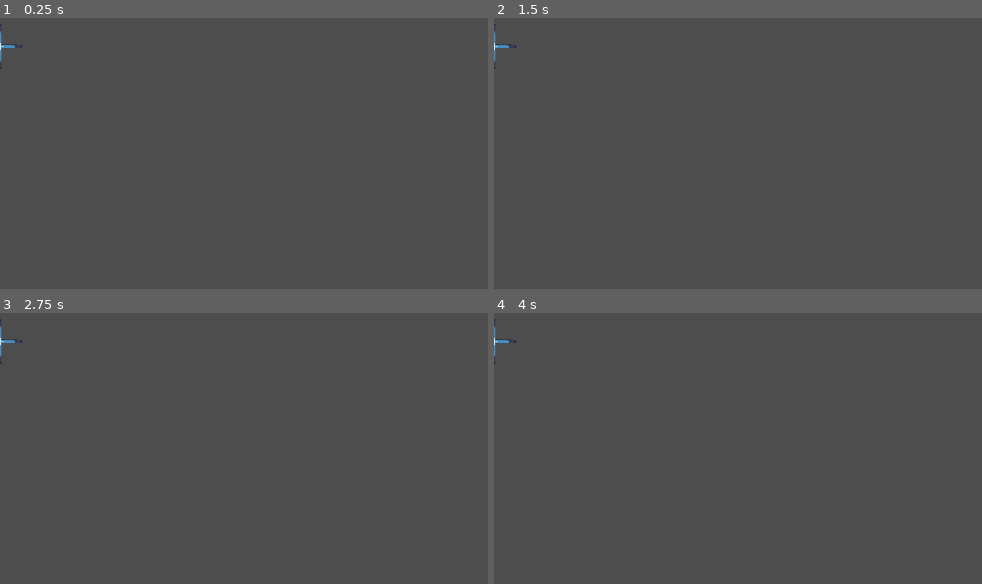
Above: before the commit, frames 1-4 (two rows, left to right).
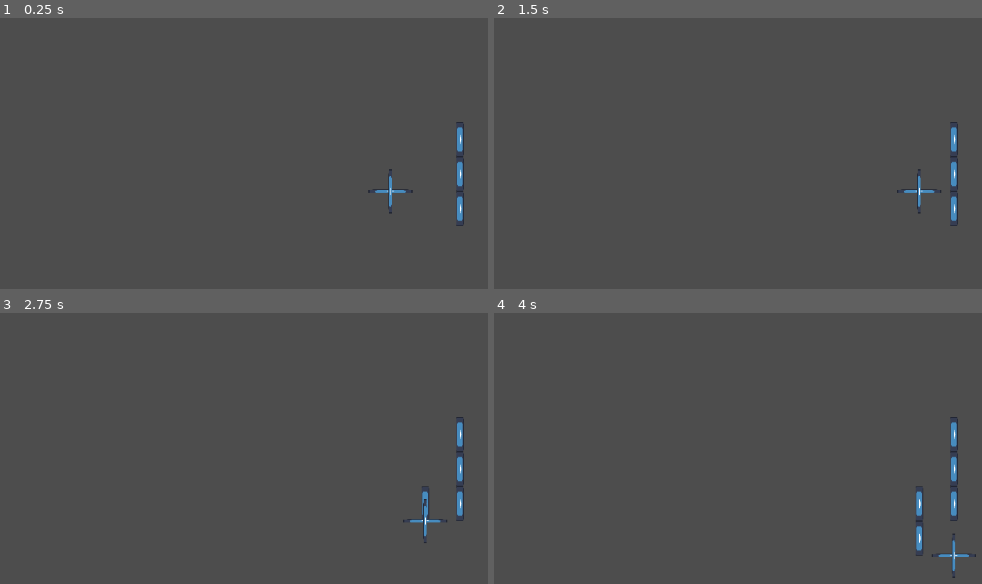
Above: after the commit, the same moments.

Repository: Kurooco/TwoDays
Game: Godot game, scene res://main.tscn
Same seed, same stepped clock (60 frames per second), same inputs: the game is played once before the commit and once after it. The engine's default icon, where the game draws it, is replaced by a stand-in: a white triangle on a blue panel in a dark square.
Inputs:
- Up to frame 1 (0.25 s): no input
- Up to frame 2 (1.5 s): tap Enter at 0.5 s; hold D (right) from 0.53 s (still down); tap W (up) at 0.77 s; tap Space at 1.25 s
- Up to frame 3 (2.75 s): tap W (up) at 1.52 s; release D (right) at 2.03 s; hold A (left) from 2.03 s (still down)
- Up to frame 4 (4 s): tap Enter at 2.75 s; release A (left) at 2.78 s; hold D (right) from 2.78 s (still down); tap W (up) at 3.02, 3.77 s; tap Space at 3.5 s

The runs differ from the first frame. In frame 1, 0.7% of the frame differs, in the area x 0-96%, y 2-77%; in frame 2, 0.7%; in frame 3, 0.8%; in frame 4, 1.0%, in the area x 0-99%, y 2-98%.

Commit message:
basic grid movement and piece placement

Diff:
--- a/builder.gd
+++ b/builder.gd
@@ -4,26 +4,41 @@
 @export var pole : PackedScene
 @export var worldmap : Node
 var taken_spots = {}
+var direction_map = {0: Vector2.UP, 1: Vector2.RIGHT, 2: Vector2.DOWN, 3: Vector2.LEFT}
 
 const GRID_WIDTH = 50
 const GRID_HEIGHT = 50
 
 # Called when the node enters the scene tree for the first time.
 func _ready():
-	position = Vector2(100, 100)
 	for i in 10:
-		move_random()
-		var newplat = platform.instantiate()
-		newplat.position = position
-		worldmap.add_child.call_deferred(newplat)
+		move_random_and_place()
 
 
 # Called every frame. 'delta' is the elapsed time since the previous frame.
 func _process(delta):
 	pass
 
+func move_random_and_place():
+	var direction = move_random()
+	var new_piece
+	if(direction % 2 == 0):
+		new_piece = pole.instantiate()
+	else:
+		new_piece = platform.instantiate()
+
+	new_piece.position = position + (direction_map[direction] * (GRID_HEIGHT if direction % 2 == 0 else GRID_WIDTH)/-2)
+	worldmap.add_child.call_deferred(new_piece)
+
 func move_random():
 	var direction = randi()%4;
-	var direction_map = {0: Vector2.UP, 1: Vector2.RIGHT, 2: Vector2.DOWN, 3: Vector2.LEFT}
+	move(direction)
+	return direction
+
+func move(direction):
 	position += direction_map[direction] * (GRID_HEIGHT if direction % 2 == 0 else GRID_WIDTH)
-	return direction_map[direction]
+	return direction
+
+
+func _on_timer_timeout():
+	move_random_and_place()
--- a/builder.tscn
+++ b/builder.tscn
@@ -15,3 +15,8 @@
 rotation = 1.5708
 scale = Vector2(1, 0.078125)
 texture = ExtResource("1_u8jal")
+
+[node name="Timer" type="Timer" parent="."]
+autostart = true
+
+[connection signal="timeout" from="Timer" to="." method="_on_timer_timeout"]
--- a/main.tscn
+++ b/main.tscn
@@ -17,7 +17,7 @@
 position = Vector2(508, 249)
 
 [node name="Builder" parent="." node_paths=PackedStringArray("worldmap") instance=ExtResource("3_wdqlh")]
-position = Vector2(290, 444)
+position = Vector2(663, 309)
 platform = ExtResource("1_ok1pe")
 pole = ExtResource("4_jeu6f")
 worldmap = NodePath("..")
